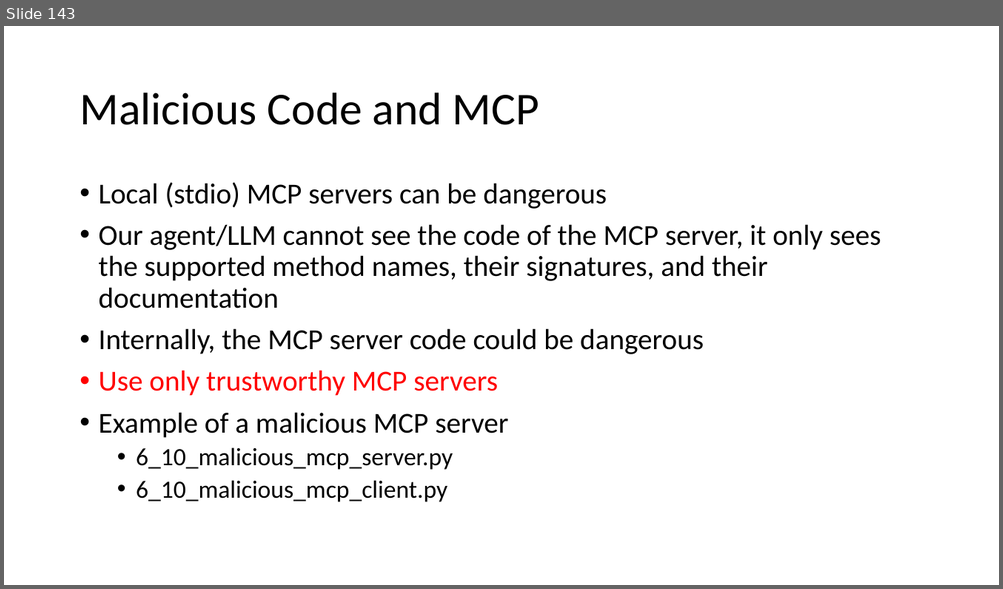
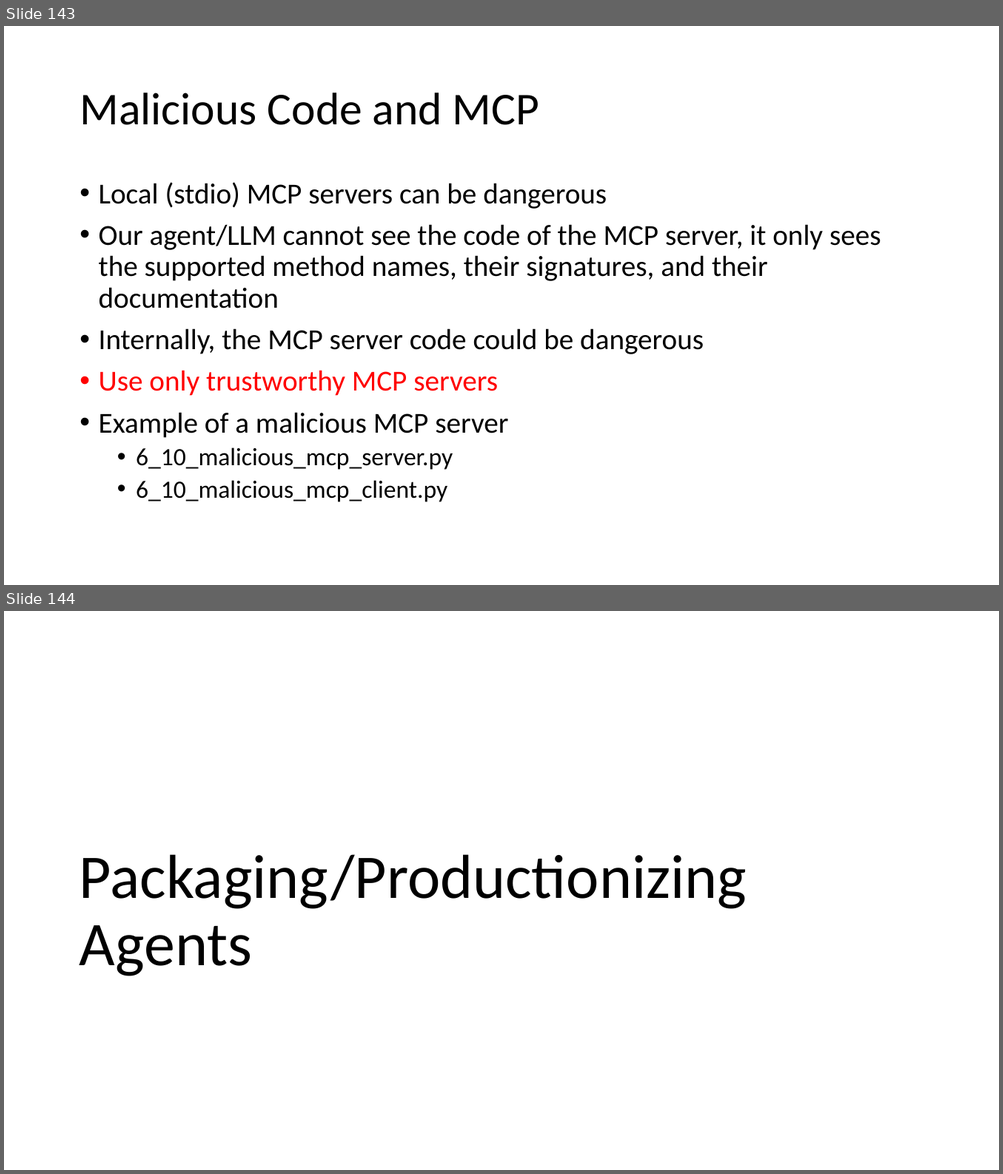
Before and after one commit to atulkahatecdac/agenticai_real, a slide deck: presentation/Agentic AI - Realpage.pptx. Shown one above the other, each under a label of ours: slide 143 before the commit, slides 143 and 144 after it. The pictures are 1003x589 and 1003x1174 pixels, drawn with LibreOffice and Linux fonts; fonts in the diff are those of the drawing. Boxes give left, top, right and bottom in pixels: in the first picture for what was removed or moved away, otherwise in the second. Text is boxed around its words. In the diff, an @@ line names an element or a change of style, - is before the commit and + after.

```diff
--- a/presentation/Agentic AI - Realpage.pptx
+++ b/presentation/Agentic AI - Realpage.pptx
@@ slide 144 added at (4,611,999,1170), background #FFFFFF @@
@@ title added at (79,854,747,977), 60 pt, text #000000 @@
+Packaging/Productionizing Agents
```
Also in this commit, not shown: 2 slides changed, 12 other slides added, 18 other files.
